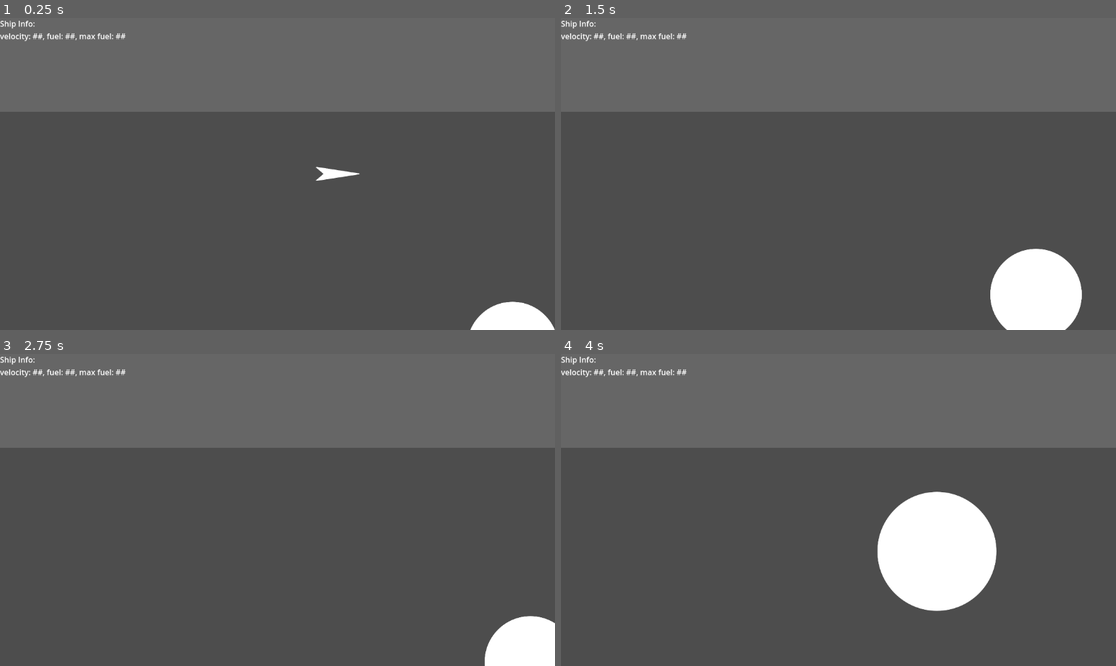
Above: before the commit, frames 1-4 (two rows, left to right).
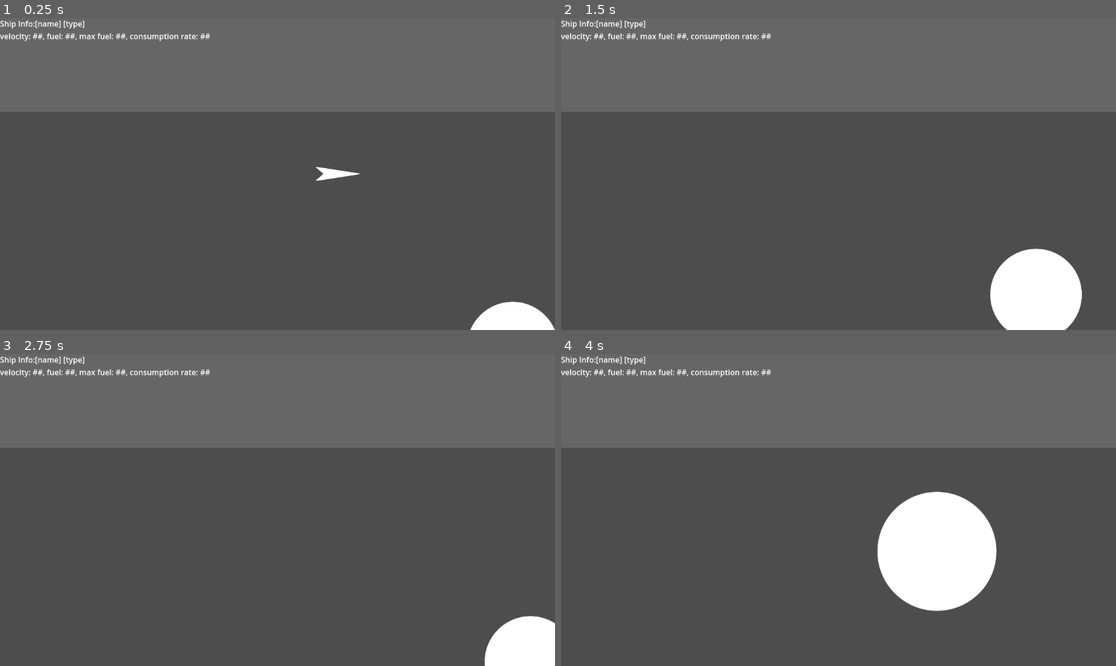
Above: after the commit, the same moments.

Repository: keenas7/arctic-patrol
Game: Godot game, scene res://scenes/main.tscn
The game is run twice, just before and just after one commit, with the same random seed, the same clock (stepped at 60 frames per second) and the same inputs.
Inputs (mouse positions are in pixels of both pictures, inside the frame that each line leads up to):
- Up to frame 1 (0.25 s): no input
- Up to frame 2 (1.5 s): tap Enter (ui_accept) at 0.5 s; drag from (960, 174) to (894, 105) at 0.52 s; drag from (727, 189) to (810, 236) at 1.27 s
- Up to frame 3 (2.75 s): tap R (zoom reset) at 2 s; move the mouse to (333, 441) at 2.02 s; hold Middle mouse button (middle-click) from 2.03 s (still down); click (333, 441) at 2.17 s; tap Enter (ui_accept) at 2.3 s
- Up to frame 4 (4 s): release Middle mouse button (middle-click) at 2.75 s; tap Enter (ui_accept) at 2.75 s; drag from (810, 572) to (672, 463) at 2.77 s; tap R (zoom reset) at 3.5 s; move the mouse to (1005, 556) at 3.52 s; hold Enter (ui_accept) from 3.53 s (still down); tap Mouse wheel up (zoom in) at 3.6 s; click (1005, 556) at 3.67 s

The runs differ from the first frame. In frame 1, 0.2% of the frame differs, in the area x 6-38%, y 0-8%; in frame 2, 0.2%; in frame 3, 0.2%; in frame 4, 0.2%.

Commit message:
added thing to ship for ui info

Diff:
--- a/u-ottawa-hack/scenes/main.tscn
+++ b/u-ottawa-hack/scenes/main.tscn
@@ -1,10 +1,11 @@
-[gd_scene load_steps=8 format=3 uid="uid://c2wpcvusn42y3"]
+[gd_scene load_steps=9 format=3 uid="uid://c2wpcvusn42y3"]
 
 [ext_resource type="PackedScene" uid="uid://cu6xaegy8jl26" path="res://Islands/CircleIsland/circle_island.tscn" id="1_sugp2"]
 [ext_resource type="PackedScene" uid="uid://bemkcqiewooyc" path="res://scenes/main_entities/ship/Ship.tscn" id="1_tbgi4"]
 [ext_resource type="PackedScene" uid="uid://bfybw12ukde7w" path="res://Camera Components/Draggable/DraggableCameraComponent.tscn" id="2_jyhfs"]
 [ext_resource type="PackedScene" uid="uid://cq7551clg4y5v" path="res://Camera Components/Zoom/ZoomCameraComponent.tscn" id="3_tbgi4"]
 [ext_resource type="Script" uid="uid://7oj702flyksh" path="res://UI/ship_port_ui.gd" id="4_jyhfs"]
+[ext_resource type="Script" uid="uid://tdro7wchqu2b" path="res://scenes/ship_info_ui.gd" id="6_tefeu"]
 
 [sub_resource type="NavigationPolygon" id="NavigationPolygon_7mycd"]
 vertices = PackedVector2Array(1321.3516, 444, 1920.7266, -535.6094, 2069.2266, 1494.9063, 1307.2422, 496.6797, 1163.320 …(688 unchanged characters)…
@@ -92,15 +93,17 @@
 text = "X"
 
 [node name="Ship info UI" type="ColorRect" parent="UI layer"]
+unique_name_in_owner = true
 offset_right = 1152.0
 offset_bottom = 195.0
 color = Color(0.49803922, 0.49803922, 0.49803922, 0.49803922)
+script = ExtResource("6_tefeu")
 
 [node name="Label" type="Label" parent="UI layer/Ship info UI"]
 layout_mode = 0
 offset_right = 40.0
 offset_bottom = 23.0
-text = "Ship Info:
-velocity: ##, fuel: ##, max fuel: ##"
+text = "Ship Info:	[name] [type]
+velocity: ##, fuel: ##, max fuel: ##, consumption rate: ##"
 
 [connection signal="pressed" from="UI layer/Ship Port UI/exit button" to="UI layer/Ship Port UI" method="closeMenu"]
--- a/u-ottawa-hack/scenes/main_entities/ship/ship_script.gd
+++ b/u-ottawa-hack/scenes/main_entities/ship/ship_script.gd
@@ -39,6 +39,10 @@
 
 	move_and_slide()
 
+func showInfo():
+	var ui : UiInfoShip = get_node("%Ship Info UI")
+	ui.showInfo(self)
+
 func onNavComplete():
 	pass
 	#on a layover, call make ship on port where we stop then free yourself
--- /dev/null
+++ b/u-ottawa-hack/scenes/ship_info_ui.gd
@@ -0,0 +1,6 @@
+extends ColorRect
+class_name UiInfoShip
+
+
+func showInfo(ship: Ship):
+	pass
Not shown, added: u-ottawa-hack/scenes/ship_info_ui.gd.uid
